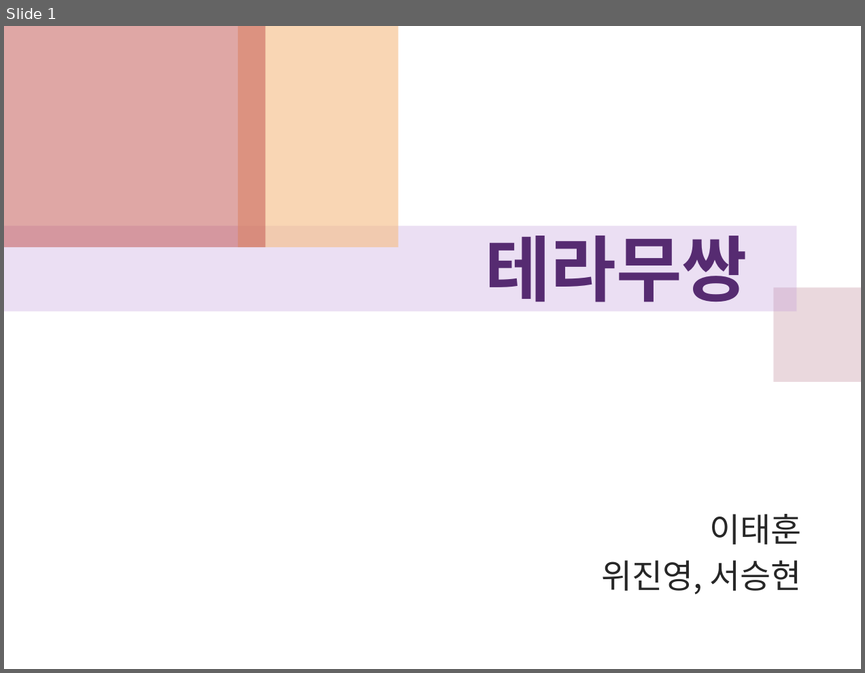
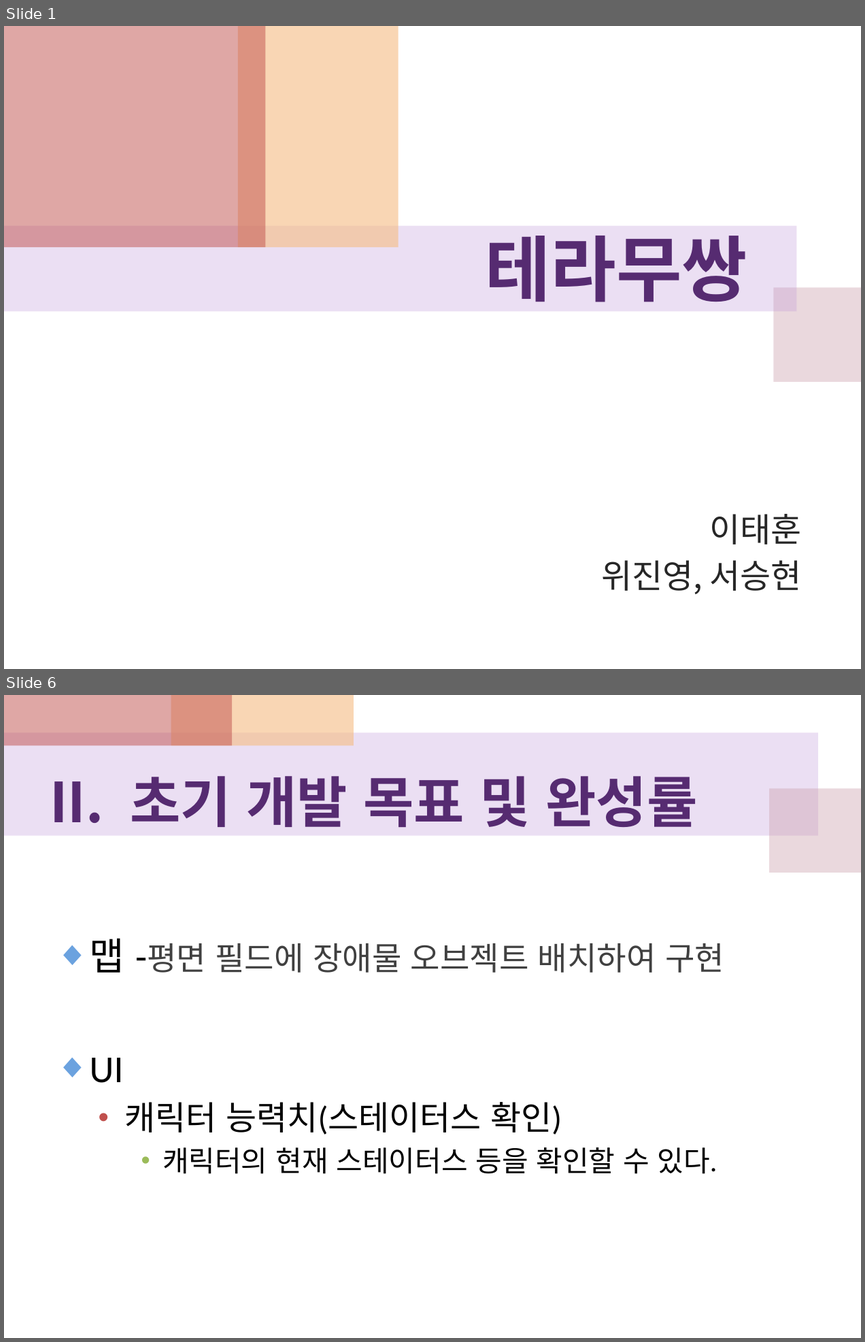
Before and after one commit to WiJYng/SGA_DirectxTeam, a slide deck: 중간보고서/테라무쌍_최종보고.pptx. Shown one above the other, each under a label of ours: slide 1 before the commit, slides 1 and 6 after it; the slides between them are not shown. The pictures are 865x673 and 865x1342 pixels, drawn with LibreOffice and Linux fonts; fonts in the diff are those of the drawing. Boxes give left, top, right and bottom in pixels: in the first picture for what was removed or moved away, otherwise in the second. Text is boxed around its words. In the diff, an @@ line names an element or a change of style, - is before the commit and + after.

```diff
--- a/중간보고서/테라무쌍_최종보고.pptx
+++ b/중간보고서/테라무쌍_최종보고.pptx
@@ slide 6 added at (x1=4, y1=695, x2=861, y2=1338), background #FFFFFF @@
@@ rectangle added at (x1=4, y1=695, x2=232, y2=745), fill #C0504D at 50% opacity @@
@@ rectangle added at (x1=171, y1=695, x2=354, y2=745), fill #F5BC83 at 60% opacity @@
@@ rectangle added at (x1=4, y1=732, x2=818, y2=836), fill #BF98D8 at 30% opacity @@
@@ text added at (x1=130, y1=776, x2=697, y2=827), 46.2 pt, text #562B71, bold @@
+II. 초기 개발 목표 및 완성률
@@ rectangle added at (x1=769, y1=788, x2=861, y2=872), fill #CC9EAC at 40% opacity @@
@@ text added at (x1=90, y1=938, x2=724, y2=972), 27 pt, text #404040 @@
+◆ 맵 -평면 필드에 장애물 오브젝트 배치하여 구현
@@ text added at (x1=90, y1=1057, x2=717, y2=1174), 24 pt, text #000000 @@
+◆ UI
+  • 캐릭터 능력치(스테이터스 확인)
+    • 캐릭터의 현재 스테이터스 등을 확인할 수 있다.
```
Also in this commit, not shown: 14 slides changed, 8 other slides added, 2 other files.
